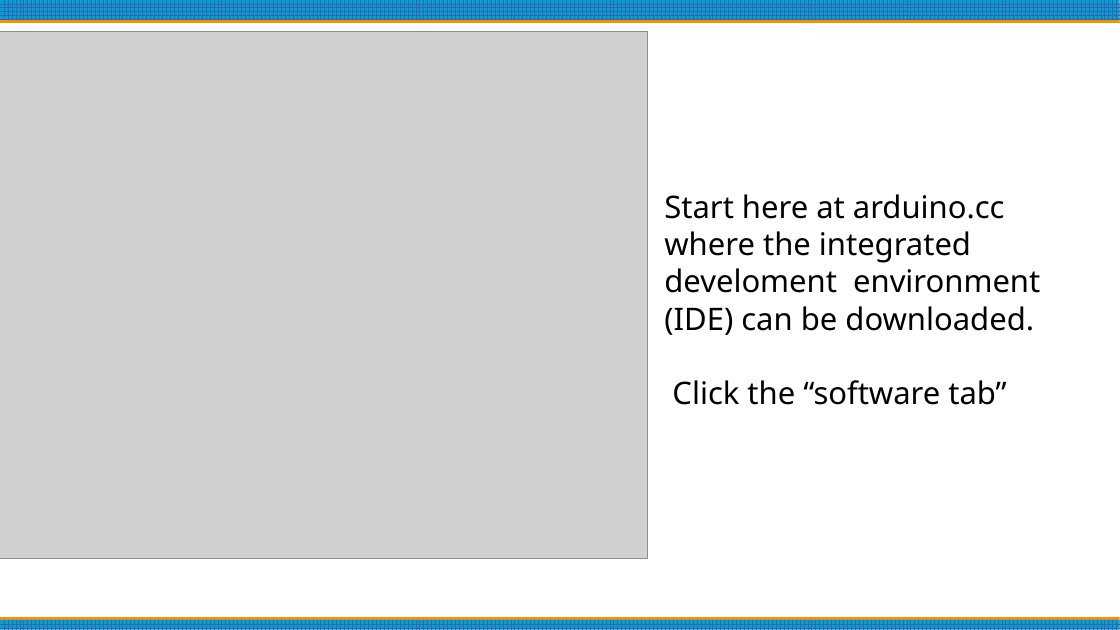
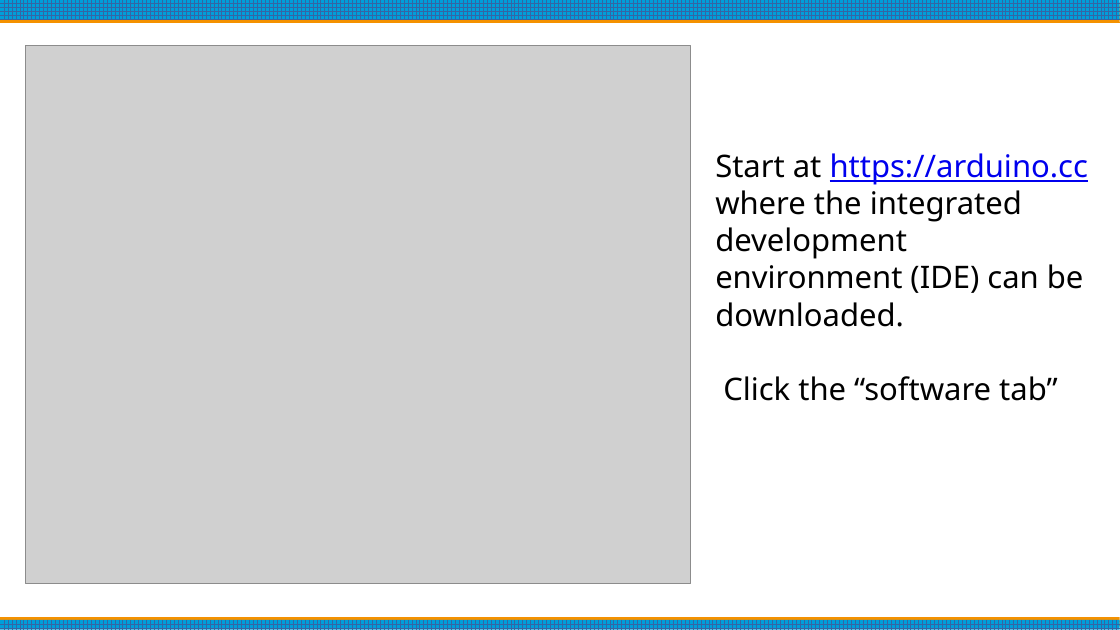
Before and after one commit to bpguy/gps_grid_sq_lcd, a slide deck: slide 3 of Arduino Basics.pptx. Drawn at 1120x630 pixels with LibreOffice and Linux fonts; fonts in the diff are those of the drawing; grey boxes stand for pictures. Boxes give left, top, right and bottom in pixels: in the first picture for what was removed or moved away, otherwise in the second. Text is boxed around its words. In the diff, an @@ line names an element or a change of style, - is before the commit and + after.

Commit message:
Update Arduino Basics.pptx
fixed typos

```diff
--- a/Arduino Basics.pptx
+++ b/Arduino Basics.pptx
@@ picture: place and size @@
-picture at [0,32,647,559]
+picture at [25,46,691,584]
@@ text "Start at https://arduino.cc where the ...": place and size @@
-text "Start at https://arduino.cc where the ..." at [664,194,1040,405]
+text "Start at https://arduino.cc where the ..." at [715,153,1088,401]
@@ text at [715,153,1088,327]: text changed @@
-Start here at arduino.cc where the integrated develoment environment (IDE) can be downloaded.
+Start at https://arduino.cc where the integrated development environment (IDE) can be downloaded.
```
Also in this commit, not shown: 12 other slides changed, 5 slides added, 1 slide removed.
